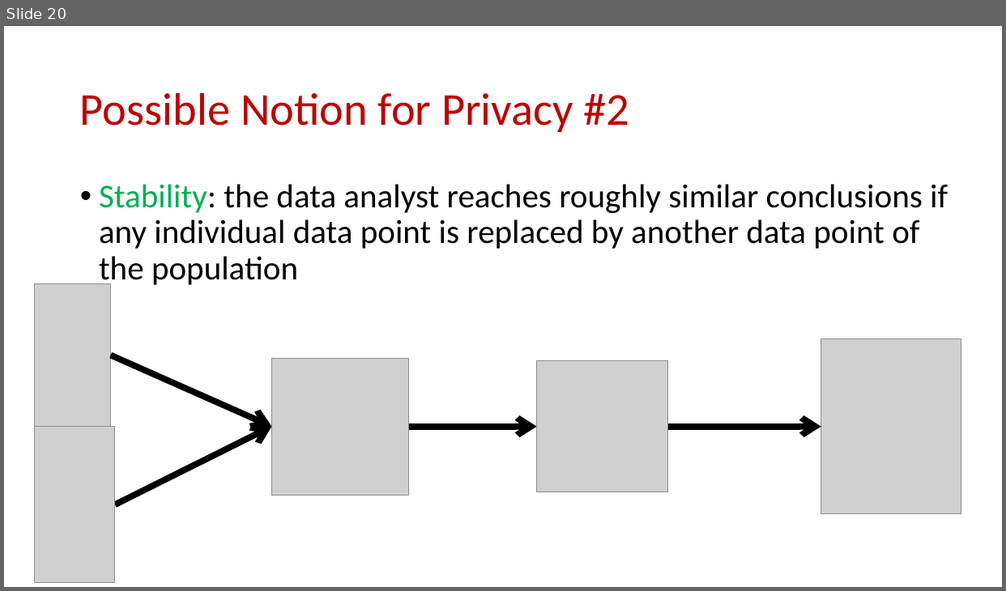
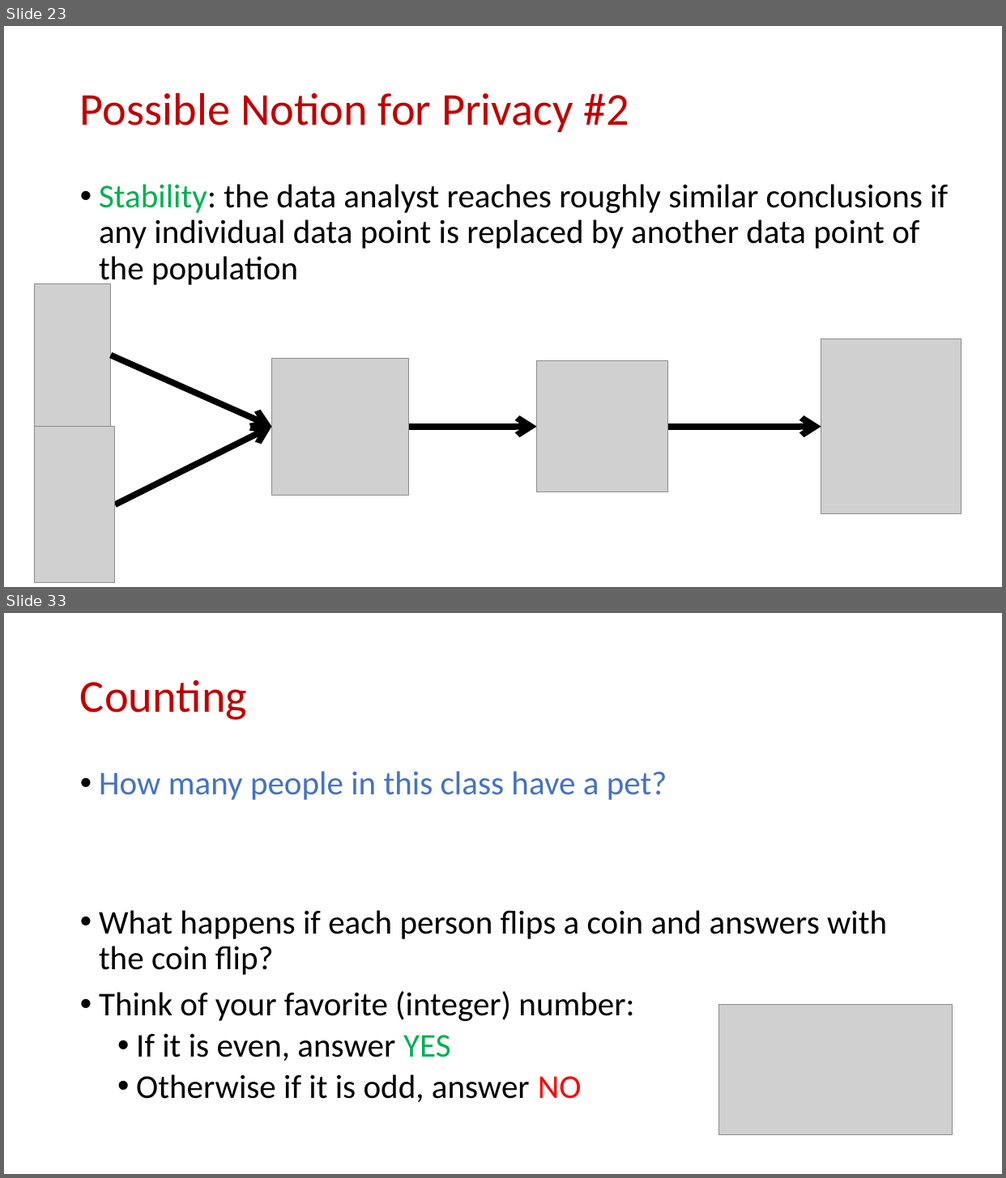
Before and after one commit to samsonzhou/samsonzhou.github.io, a slide deck: CSCE658-S24/L19.pptx. Shown one above the other, each under a label of ours: slide 20 before the commit, slides 23 and 33 after it; the slides between them are not shown. The pictures are 1006x591 and 1006x1178 pixels, drawn with LibreOffice and Linux fonts; fonts in the diff are those of the drawing; grey boxes stand for pictures. Boxes give left, top, right and bottom in pixels: in the first picture for what was removed or moved away, otherwise in the second. Text is boxed around its words. In the diff, an @@ line names an element or a change of style, - is before the commit and + after.

```diff
--- a/CSCE658-S24/L19.pptx
+++ b/CSCE658-S24/L19.pptx
@@ slide 33 added at (x1=4, y1=613, x2=1002, y2=1174), background #FFFFFF @@
@@ title added at (x1=80, y1=680, x2=247, y2=720), 44 pt, text #C00000 @@
+Counting
@@ text added at (x1=99, y1=771, x2=887, y2=1102), 32 pt, text #000000 @@
+• How many people in this class have a pet?
+• What happens if each person flips a coin and answers with the coin flip?
+• Think of your favorite (integer) number:
+  • If it is even, answer YES
+  • Otherwise if it is odd, answer NO
@@ picture added at (x1=719, y1=1004, x2=952, y2=1135) @@
@@ what was slide 20 is now slide 23 @@
```
Also in this commit, not shown: 1 slide changed, 27 other slides added.
